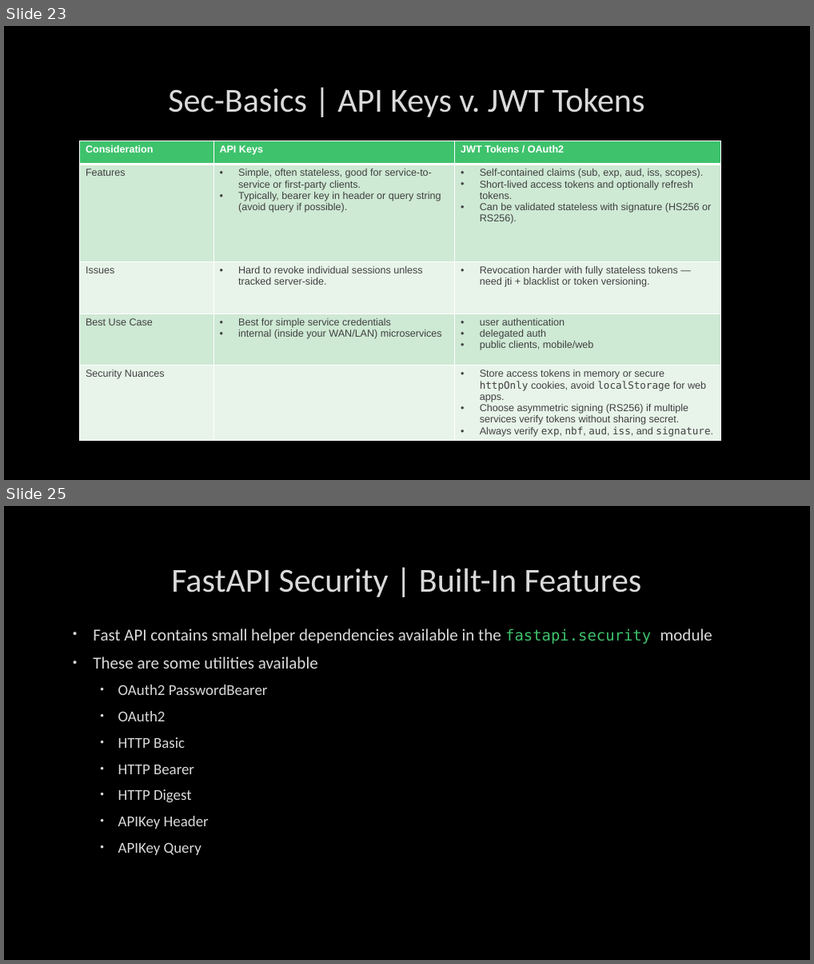
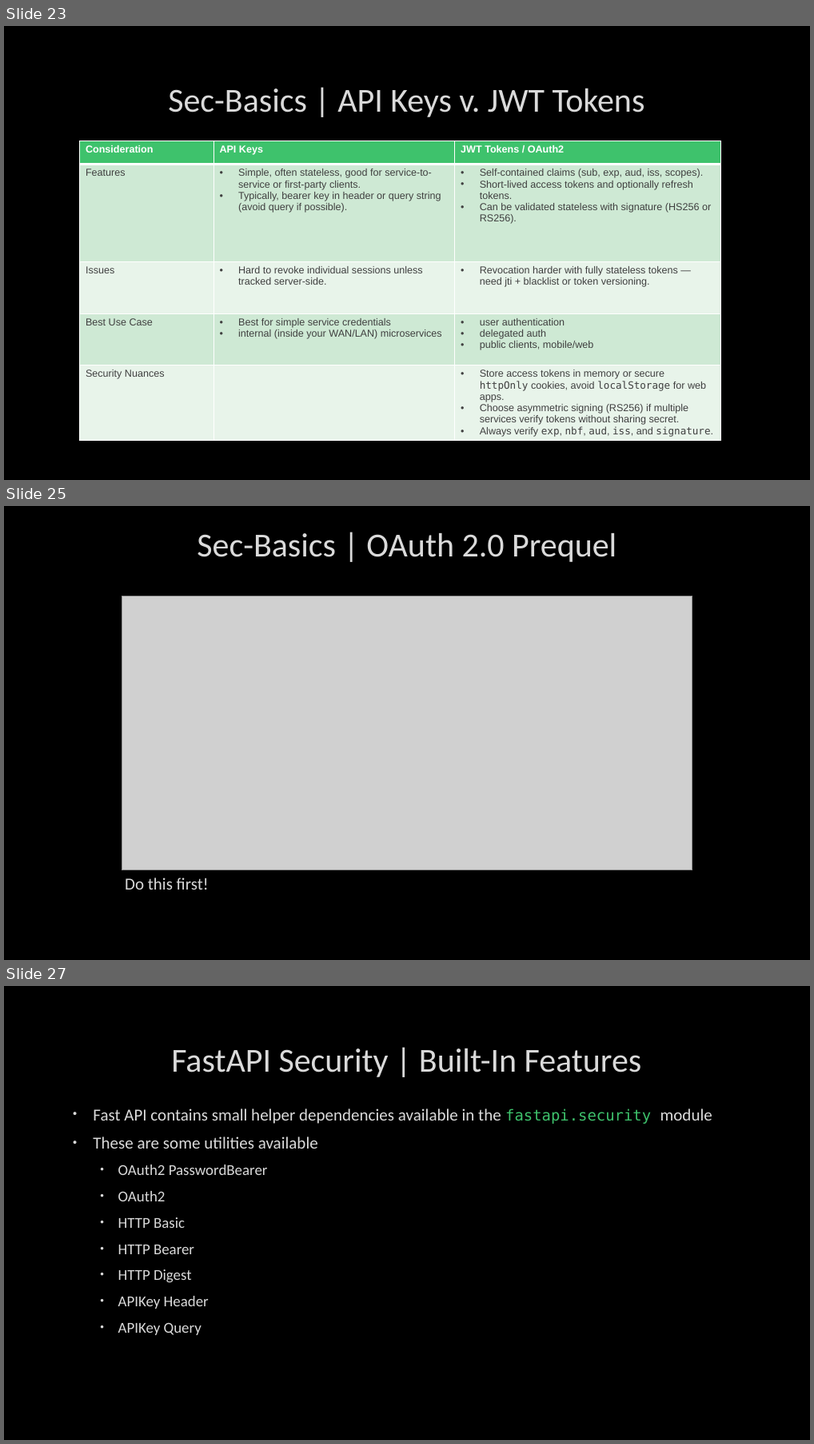
Before and after one commit to SheetMetalConnect/api-workshop, a slide deck: zzz-additional-documentation/Rest-Api-Design-Build-Run-Day-2.pptx. Shown one above the other, each under a label of ours: slides 23 and 25 before the commit, slides 23, 25 and 27 after it; the slides between them are not shown. The pictures are 814x964 and 814x1444 pixels, drawn with LibreOffice and Linux fonts; fonts in the diff are those of the drawing; grey boxes stand for pictures; background and template pictures are left out. Boxes give left, top, right and bottom in pixels: in the first picture for what was removed or moved away, otherwise in the second. Text is boxed around its words. In the diff, an @@ line names an element or a change of style, - is before the commit and + after.

```diff
--- a/zzz-additional-documentation/Rest-Api-Design-Build-Run-Day-2.pptx
+++ b/zzz-additional-documentation/Rest-Api-Design-Build-Run-Day-2.pptx
@@ slide 25 added at [4, 506, 810, 960], background picture (left out) @@
@@ title added at [197, 533, 617, 562], 40 pt, text #DADADA @@
+Sec-Basics | OAuth 2.0 Prequel
@@ picture added at [122, 596, 693, 869] @@
@@ text added at [125, 877, 209, 889], 20 pt, text #DADADA @@
+Do this first!
@@ what was slide 25 is now slide 27 @@
```
Also in this commit, not shown: 1 slide changed, 1 other slide added.
